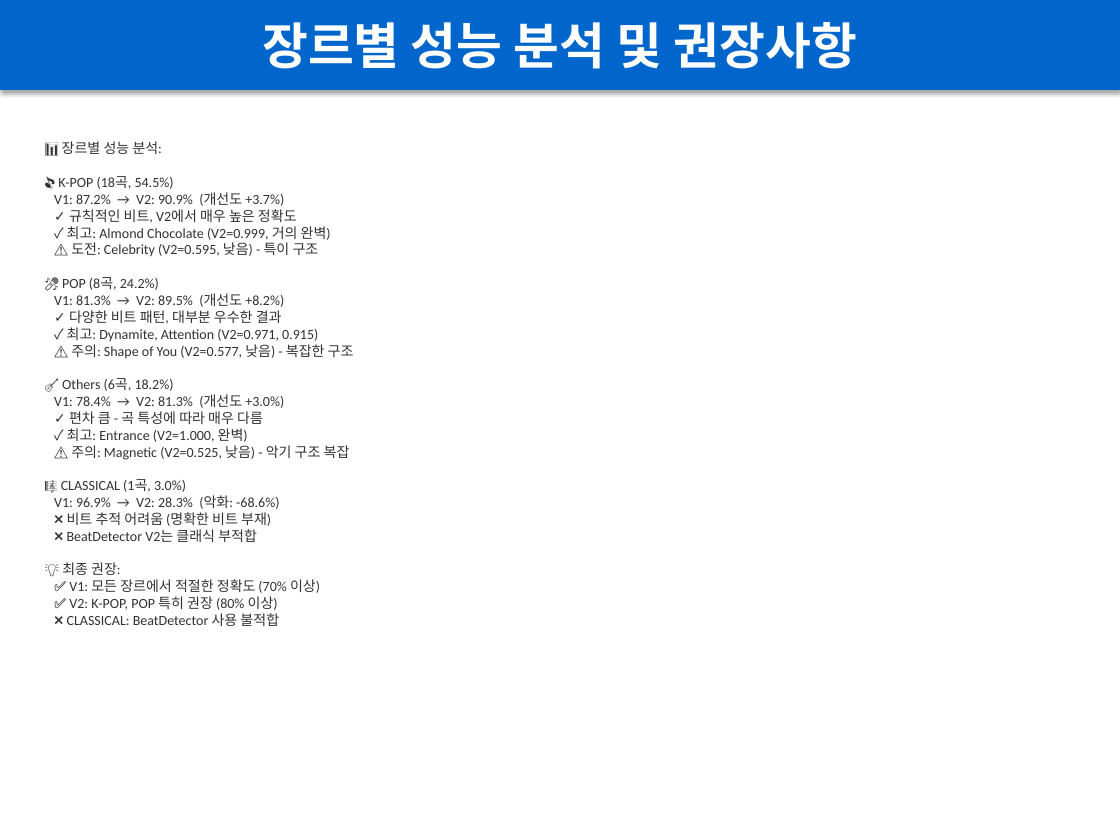
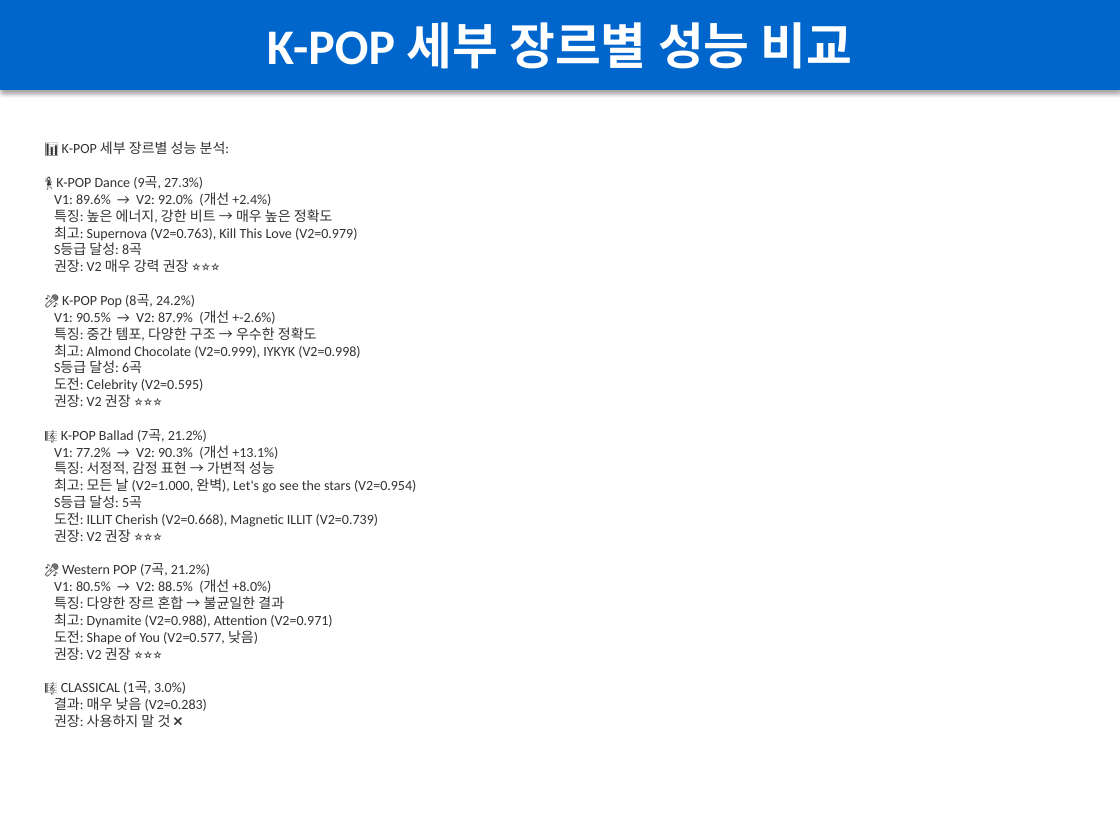
Before and after one commit to ryanDonsi/Light-Stick-Music, a slide deck: slide 7 of docs/BeatDetector_Genre_Analysis.pptx. Drawn at 1120x840 pixels with LibreOffice and Linux fonts; fonts in the diff are those of the drawing. Boxes give left, top, right and bottom in pixels: in the first picture for what was removed or moved away, otherwise in the second. Text is boxed around its words. In the diff, an @@ line names an element or a change of style, - is before the commit and + after.

```diff
--- a/docs/BeatDetector_Genre_Analysis.pptx
+++ b/docs/BeatDetector_Genre_Analysis.pptx
@@ text in rectangle at [267,22,853,69]: text changed @@
-장르별 성능 분석 및 권장사항
+K-POP 세부 장르별 성능 비교
@@ text at [54,141,416,727]: text changed @@
-📊 장르별 성능 분석:
-🎵 K-POP (18곡, 54.5%)
-V1: 87.2% → V2: 90.9% (개선도 +3.7%)
-✓ 규칙적인 비트, V2에서 매우 높은 정확도
-✓ 최고: Almond Chocolate (V2=0.999, 거의 완벽)
-⚠️ 도전: Celebrity (V2=0.595, 낮음) - 특이 구조
-🎤 POP (8곡, 24.2%)
-V1: 81.3% → V2: 89.5% (개선도 +8.2%)
-✓ 다양한 비트 패턴, 대부분 우수한 결과
-✓ 최고: Dynamite, Attention (V2=0.971, 0.915)
-⚠️ 주의: Shape of You (V2=0.577, 낮음) - 복잡한 구조
-🎸 Others (6곡, 18.2%)
-V1: 78.4% → V2: 81.3% (개선도 +3.0%)
-✓ 편차 큼 - 곡 특성에 따라 매우 다름
-✓ 최고: Entrance (V2=1.000, 완벽)
-⚠️ 주의: Magnetic (V2=0.525, 낮음) - 악기 구조 복잡
-🎼 CLASSICAL (1곡, 3.0%)
-V1: 96.9% → V2: 28.3% (악화: -68.6%)
-❌ 비트 추적 어려움 (명확한 비트 부재)
-❌ BeatDetector V2는 클래식 부적합
-💡 최종 권장:
-✅ V1: 모든 장르에서 적절한 정확도 (70% 이상)
-✅ V2: K-POP, POP 특히 권장 (80% 이상)
-❌ CLASSICAL: BeatDetector 사용 불적합
+📊 K-POP 세부 장르별 성능 분석:
+💃 K-POP Dance (9곡, 27.3%)
+V1: 89.6% → V2: 92.0% (개선 +2.4%)
+특징: 높은 에너지, 강한 비트 → 매우 높은 정확도
+최고: Supernova (V2=0.763), Kill This Love (V2=0.979)
+S등급 달성: 8곡
+권장: V2 매우 강력 권장 ⭐⭐⭐
+🎤 K-POP Pop (8곡, 24.2%)
+V1: 90.5% → V2: 87.9% (개선 +-2.6%)
+특징: 중간 템포, 다양한 구조 → 우수한 정확도
+최고: Almond Chocolate (V2=0.999), IYKYK (V2=0.998)
+S등급 달성: 6곡
+도전: Celebrity (V2=0.595)
+권장: V2 권장 ⭐⭐⭐
+🎼 K-POP Ballad (7곡, 21.2%)
+V1: 77.2% → V2: 90.3% (개선 +13.1%)
+특징: 서정적, 감정 표현 → 가변적 성능
+최고: 모든 날 (V2=1.000, 완벽), Let's go see the stars (V2=0.954)
+S등급 달성: 5곡
+도전: ILLIT Cherish (V2=0.668), Magnetic ILLIT (V2=0.739)
+권장: V2 권장 ⭐⭐⭐
+🎤 Western POP (7곡, 21.2%)
+V1: 80.5% → V2: 88.5% (개선 +8.0%)
+특징: 다양한 장르 혼합 → 불균일한 결과
+최고: Dynamite (V2=0.988), Attention (V2=0.971)
+도전: Shape of You (V2=0.577, 낮음)
+권장: V2 권장 ⭐⭐⭐
+🎼 CLASSICAL (1곡, 3.0%)
+결과: 매우 낮음 (V2=0.283)
+권장: 사용하지 말 것 ❌
```
Also in this commit, not shown: 6 other slides changed.
